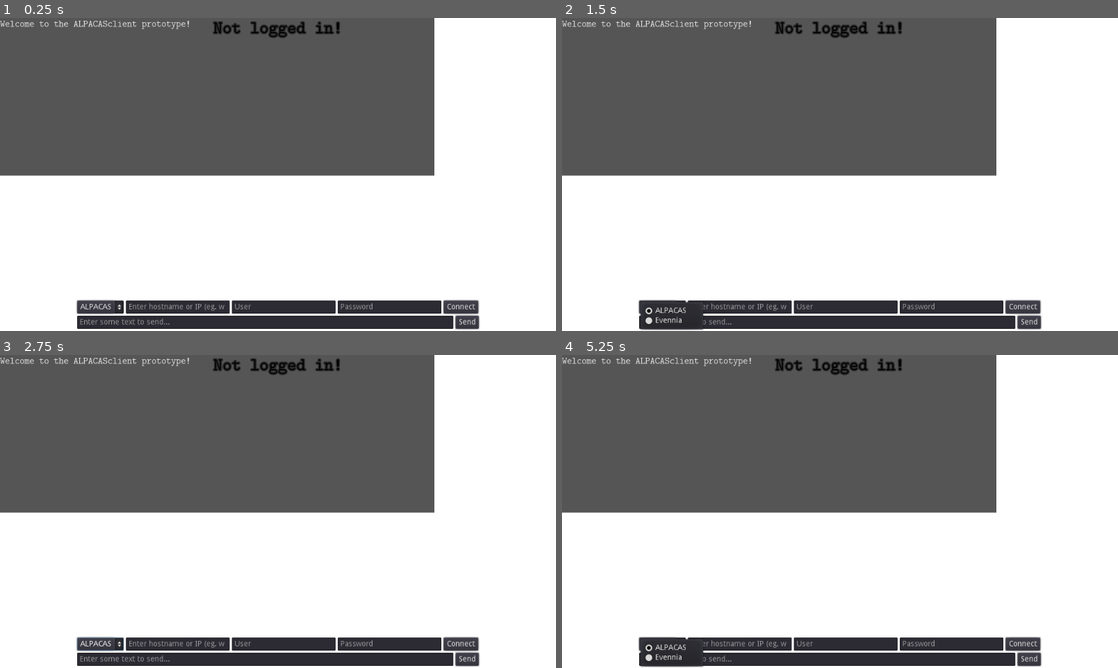
Above: before the commit, frames 1-4 (two rows, left to right).
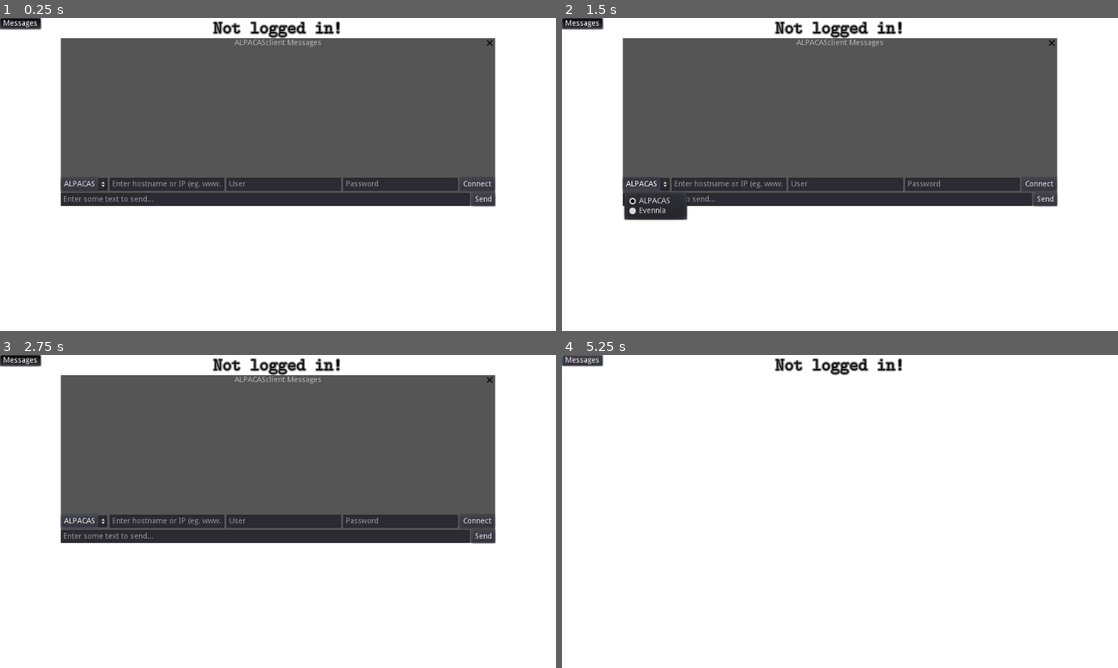
Above: after the commit, the same moments.

Repository: FreeDelete-Software/ALPACASclient
Game: Godot game, scene res://Game.tscn
The game is run twice, just before and just after one commit, with the same random seed, the same clock (stepped at 60 frames per second) and the same inputs.
Inputs (mouse positions are in pixels of both pictures, inside the frame that each line leads up to):
- Up to frame 1 (0.25 s): no input
- Up to frame 2 (1.5 s): click (584, 24) at 0.5 s, where only the run after the commit has a clickable "Messages"; click "ALPACAS" at 1.25 s
- Up to frame 3 (2.75 s): click "Send" at 2 s
- Up to frame 4 (5.25 s): click "ALPACAS" at 2.75 s; click (584, 361) at 3.5 s, where only the run after the commit has a clickable "Messages"; click (1029, 658) at 4.25 s, where only the run before the commit has a clickable "Send"; click (662, 642) at 5 s, where only the run before the commit has a clickable "ALPACAS"

The runs differ from the first frame. In frame 1, 29% of the frame differs, in the area x 0-90%, y 0-100%; in frame 2, 29%; in frame 3, 29%; in frame 4, 45%, in the area x 0-87%, y 0-100%.

Commit message:
Change Client instance to display as a popup
The instanced node of client.tscn in Game.tscn now displays as a popup
that can be displayed by a toggle button.

Diff:
--- a/Game.tscn
+++ b/Game.tscn
@@ -1,22 +1,55 @@
-[gd_scene load_steps=3 format=2]
+[gd_scene load_steps=6 format=2]
 
 [ext_resource path="res://render/render.tscn" type="PackedScene" id=1]
 [ext_resource path="res://client/client.tscn" type="PackedScene" id=2]
+[ext_resource path="res://game.gd" type="Script" id=3]
+[ext_resource path="res://art/default/chatbox.png" type="Texture" id=4]
+
+[sub_resource type="StyleBoxTexture" id=1]
+texture = ExtResource( 4 )
+region_rect = Rect2( 0, 0, 512, 256 )
+expand_margin_top = 19.0
 
 [node name="Game" type="Control"]
 anchor_right = 1.0
 anchor_bottom = 1.0
+script = ExtResource( 3 )
 __meta__ = {
 "_edit_use_anchors_": false
 }
 
 [node name="Render" parent="." instance=ExtResource( 1 )]
 
-[node name="Client" parent="." instance=ExtResource( 2 )]
-margin_left = -370.0
-margin_right = 370.0
+[node name="MessagesToggler" type="Button" parent="."]
+margin_right = 12.0
+margin_bottom = 20.0
+toggle_mode = true
+text = "Messages"
+__meta__ = {
+"_edit_use_anchors_": false
+}
 
-[connection signal="send_command" from="Render" to="Client" method="_on_Render_send_command"]
-[connection signal="logged_in" from="Client" to="Render" method="_on_Client_logged_in"]
-[connection signal="render" from="Client" to="Render" method="_on_Client_render"]
-[connection signal="text_msg" from="Client" to="Render" method="_on_Client_text_msg"]
+[node name="Messages" type="WindowDialog" parent="."]
+visible = true
+anchor_left = 0.5
+anchor_right = 0.5
+margin_left = -400.0
+margin_top = 56.0
+margin_right = 400.0
+margin_bottom = 346.0
+custom_styles/panel = SubResource( 1 )
+custom_colors/title_color = Color( 0.709804, 0.709804, 0.709804, 1 )
+window_title = "ALPACASclient Messages"
+resizable = true
+__meta__ = {
+"_edit_use_anchors_": false
+}
+
+[node name="Client" parent="Messages" instance=ExtResource( 2 )]
+
+[connection signal="send_command" from="Render" to="Messages/Client" method="_on_Render_send_command"]
+[connection signal="toggled" from="MessagesToggler" to="." method="_on_MessagesToggler_toggled"]
+[connection signal="popup_hide" from="Messages" to="." method="_on_popup_hide"]
+[connection signal="logged_in" from="Messages/Client" to="Render" method="_on_Client_logged_in"]
+[connection signal="render" from="Messages/Client" to="Render" method="_on_Client_render"]
+[connection signal="text_msg" from="Messages/Client" to="Render" method="_on_Client_text_msg"]
--- a/client/client.tscn
+++ b/client/client.tscn
@@ -1,17 +1,16 @@
-[gd_scene load_steps=4 format=2]
+[gd_scene load_steps=6 format=2]
 
 [ext_resource path="res://client/client_ui.gd" type="Script" id=1]
+[ext_resource path="res://font/cmu-typewriter/Typewriter/cmuntt.ttf" type="DynamicFontData" id=2]
 [ext_resource path="res://client/evennia.gd" type="Script" id=3]
 [ext_resource path="res://client/alpacas.gd" type="Script" id=4]
 
+[sub_resource type="DynamicFont" id=1]
+font_data = ExtResource( 2 )
+
 [node name="Client" type="Control"]
-anchor_left = 0.5
-anchor_top = 1.0
-anchor_right = 0.5
+anchor_right = 1.0
 anchor_bottom = 1.0
-margin_left = -300.0
-margin_top = -56.0
-margin_right = 300.0
 script = ExtResource( 1 )
 __meta__ = {
 "_edit_use_anchors_": false
@@ -29,18 +28,19 @@
 }
 
 [node name="RichTextLabel" type="RichTextLabel" parent="Panel/VBoxContainer"]
-visible = false
-margin_right = 600.0
-margin_bottom = 262.0
+margin_right = 1024.0
+margin_bottom = 520.0
 focus_mode = 2
 size_flags_vertical = 3
-custom_colors/default_color = Color( 0, 0, 0, 1 )
+custom_fonts/normal_font = SubResource( 1 )
+custom_colors/default_color = Color( 0.780392, 0.780392, 0.780392, 1 )
 scroll_following = true
 selection_enabled = true
 
 [node name="Connect" type="HBoxContainer" parent="Panel/VBoxContainer"]
-margin_right = 600.0
-margin_bottom = 24.0
+margin_top = 524.0
+margin_right = 1024.0
+margin_bottom = 548.0
 
 [node name="Mode" type="OptionButton" parent="Panel/VBoxContainer/Connect"]
 margin_right = 29.0
@@ -48,22 +48,22 @@
 
 [node name="Host" type="LineEdit" parent="Panel/VBoxContainer/Connect"]
 margin_left = 33.0
-margin_right = 196.0
+margin_right = 338.0
 margin_bottom = 24.0
 size_flags_horizontal = 3
 placeholder_text = "Enter hostname or IP (eg. www.server.tld, 192.168.1.2)"
 
 [node name="UserName" type="LineEdit" parent="Panel/VBoxContainer/Connect"]
-margin_left = 200.0
-margin_right = 364.0
+margin_left = 342.0
+margin_right = 647.0
 margin_bottom = 24.0
 size_flags_horizontal = 3
 expand_to_text_length = true
 placeholder_text = "User"
 
 [node name="Password" type="LineEdit" parent="Panel/VBoxContainer/Connect"]
-margin_left = 368.0
-margin_right = 532.0
+margin_left = 651.0
+margin_right = 956.0
 margin_bottom = 24.0
 size_flags_horizontal = 3
 secret = true
@@ -71,26 +71,26 @@
 placeholder_text = "Password"
 
 [node name="Connect" type="Button" parent="Panel/VBoxContainer/Connect"]
-margin_left = 536.0
-margin_right = 600.0
+margin_left = 960.0
+margin_right = 1024.0
 margin_bottom = 24.0
 toggle_mode = true
 text = "Connect"
 
 [node name="Send" type="HBoxContainer" parent="Panel/VBoxContainer"]
-margin_top = 28.0
-margin_right = 600.0
-margin_bottom = 52.0
+margin_top = 552.0
+margin_right = 1024.0
+margin_bottom = 576.0
 
 [node name="LineEdit" type="LineEdit" parent="Panel/VBoxContainer/Send"]
-margin_right = 553.0
+margin_right = 977.0
 margin_bottom = 24.0
 size_flags_horizontal = 3
 placeholder_text = "Enter some text to send..."
 
 [node name="Send" type="Button" parent="Panel/VBoxContainer/Send"]
-margin_left = 557.0
-margin_right = 600.0
+margin_left = 981.0
+margin_right = 1024.0
 margin_bottom = 24.0
 text = "Send"
 
--- a/client/client_ui.gd
+++ b/client/client_ui.gd
@@ -93,6 +93,7 @@
 	# Send messages elsewhere via signlas.
 	if inputfunc == "text":
 		emit_signal("text_msg",args[0])
+		Utils._log(_log_dest, args[0])
 	elif inputfunc == "logged_in":
 		emit_signal("logged_in", true)
 	elif inputfunc == "render":
--- /dev/null
+++ b/game.gd
@@ -0,0 +1,16 @@
+extends Control
+
+onready var _popup_toggle_button = $MessagesToggler
+onready var _messages_popup = $Messages
+
+func _ready():
+	_popup_toggle_button.pressed = true
+
+
+func _on_MessagesToggler_toggled( pressed ):
+	if pressed:
+		_messages_popup.popup()
+
+
+func _on_popup_hide():
+	_popup_toggle_button.pressed = false
--- a/render/interactive/interactive.gd
+++ b/render/interactive/interactive.gd
@@ -41,7 +41,7 @@
 func _on_gui_input(event):
 	if (event is InputEventMouseButton) and (event.pressed == true):
 		# Get only the events we are looking for and emit results.
-		print(str(event.button_index))
+#		print(str(event.button_index))
 		if event.button_index == 1:
 			print("interactive.gd -- Left-click registered on object.")
 			emit_signal("left_clicked", key_name)
--- a/render/render.tscn
+++ b/render/render.tscn
@@ -56,6 +56,7 @@
 }
 
 [node name="Messages" type="PanelContainer" parent="."]
+visible = false
 anchor_bottom = 0.5
 margin_right = 800.0
 margin_bottom = 2.0
Not shown, changed: VERSION
